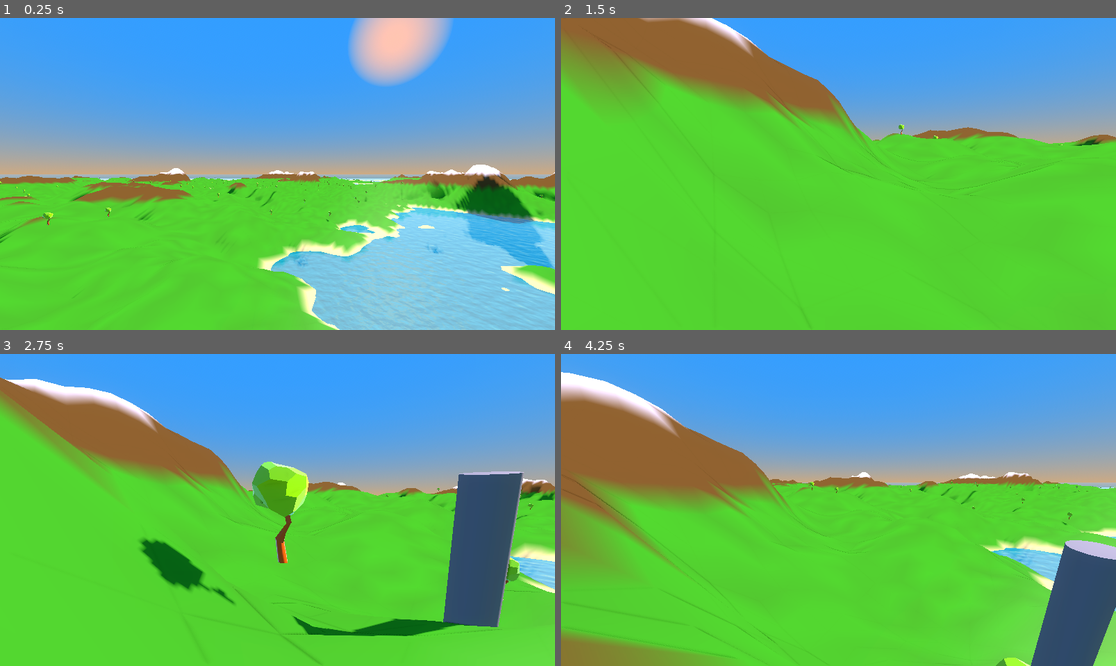
Above: before the commit, frames 1-4 (two rows, left to right).
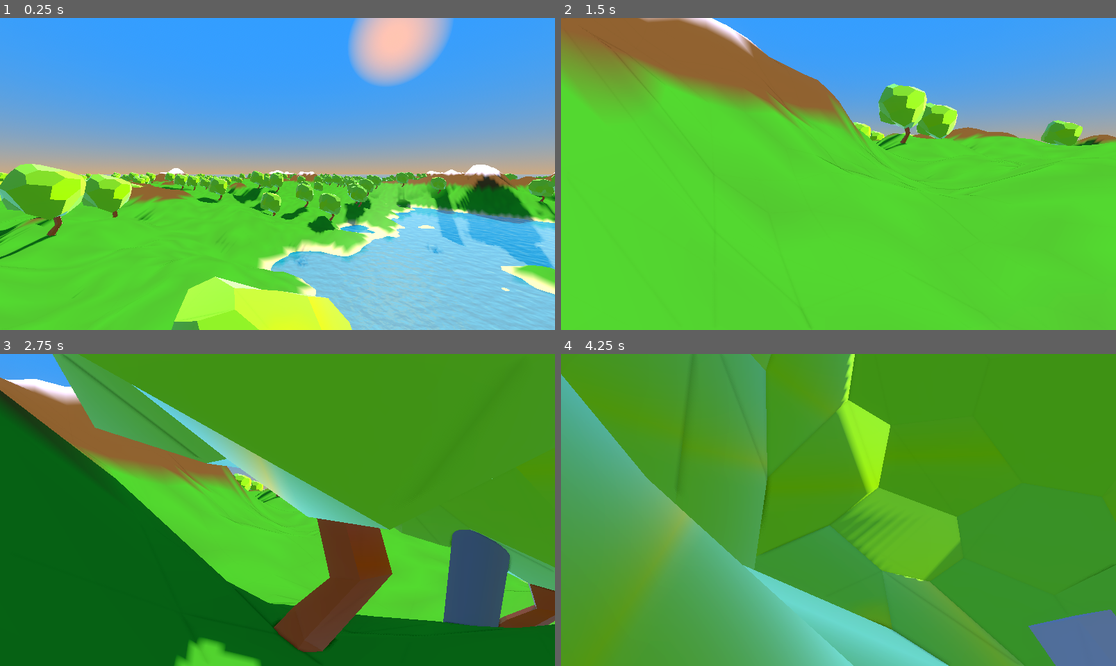
Above: after the commit, the same moments.

Repository: LeonardoLeporati7/Procedural-safari
Game: Godot game, scene res://node_2d.tscn
Same seed, same stepped clock (60 frames per second), same inputs: the game is played once before the commit and once after it.
Inputs (mouse positions are in pixels of both pictures, inside the frame that each line leads up to):
- Up to frame 1 (0.25 s): no input
- Up to frame 2 (1.5 s): tap Enter (ui_accept) at 0.5, 0.77 s; move the mouse to (960, 158) at 0.52 s; hold Right (ui_right) 0.53-1.28 s; hold A (a) 0.53-1.28 s; click (960, 158) at 0.67 s; tap D (d) at 0.8, 1.35 s; move the mouse to (810, 174) at 1.27 s; hold Up (ui_up) from 1.28 s (still down)
- Up to frame 3 (2.75 s): keep holding Up (ui_up); tap Enter (ui_accept) at 1.52, 2 s; tap S (s) at 1.55 s; move the mouse to (288, 503) at 2.02 s; hold S (s) from 2.03 s (still down); tap W (w) at 2.3 s
- Up to frame 4 (4.25 s): keep holding Up (ui_up); move the mouse to (832, 516) at 2.77 s; release S (s) at 2.78 s; tap W (w) at 2.85 s; click (832, 516) at 2.92 s; tap Enter (ui_accept) at 3.02, 3.77 s; tap A (a) at 3.05 s; move the mouse to (877, 513) at 3.52 s; hold A (a) from 3.53 s (still down); tap D (d) at 3.8 s

The runs differ from the first frame. In frame 1, 11% of the frame differs, in the area x 0-100%, y 46-100%; in frame 2, 2.3%; in frame 3, 78%; in frame 4, 98%, in the area x 0-100%, y 0-100%.

Commit message:
Scale and translate scattered instances
Apply a uniform scale and upward translation to placed instances in scatter.gd: each Transform3D is scaled by Vector3(8,8,8) and translated by (0,5,0) before setting the instance transform. Added a short placeholder comment and minor cleanup/whitespace adjustments (reformatted min_dist line). This adjusts the size and vertical offset of scattered meshes.

Diff:
--- a/pistolo/Scripts/scatter.gd
+++ b/pistolo/Scripts/scatter.gd
@@ -4,8 +4,7 @@
 @export var hp_min      : float = 0.10
 @export var hp_max      : float = 0.55
 @export var dist_max    : float = 0.78   # non oltre questo raggio (0=centro, 1=bordo)
-@export var min_dist    : float = 2.0    # distanza minima tra alberi — più alto = meno fitti
-
+@export var min_dist    : float = 2.0
 
 func _find_mesh(node: Node) -> MeshInstance3D:
 	if node is MeshInstance3D:
@@ -32,6 +31,7 @@
 	add_child(temp)
 	var mi  := _find_mesh(temp)
 	var geo := mi.mesh
+	#fare modifiche qui
 	remove_child(temp)
 	temp.queue_free()
 
@@ -62,6 +62,8 @@
 
 	for i in placed.size():
 		var t := Transform3D()
+		t = t.scaled(Vector3(8.0, 8.0, 8.0))
+		t = t.translated(Vector3(0.0, 5.0, 0.0))
 		t.origin = placed[i] + Vector3(0, 1.5, 0)
 		mm.set_instance_transform(i, t)
 
